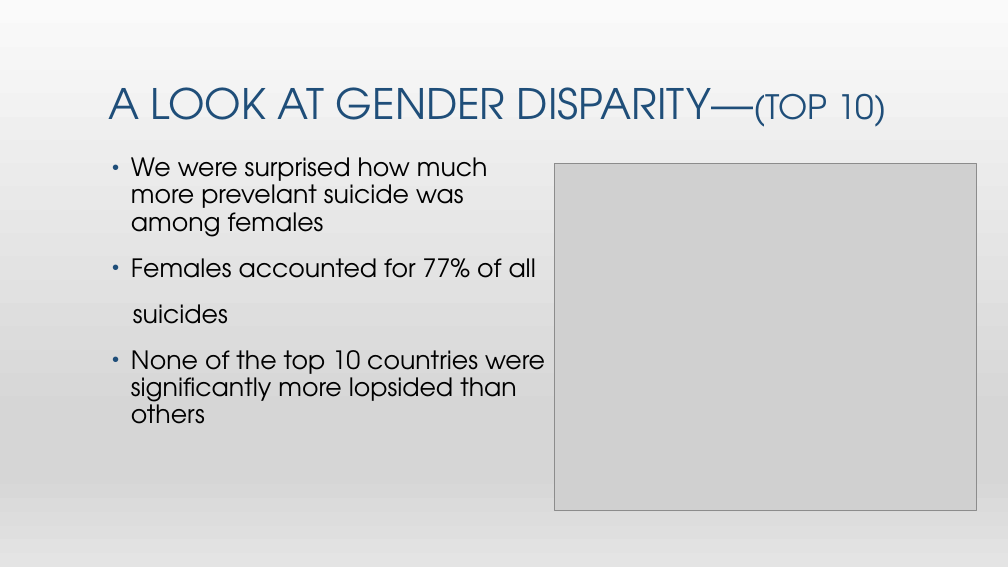
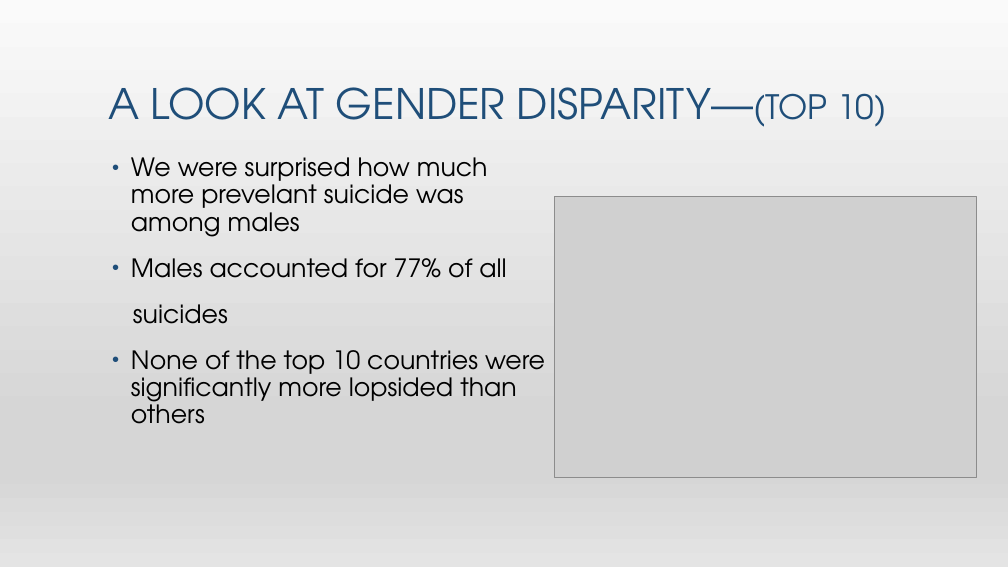
Before and after one commit to Nishadows/Project_A_Repo, a slide deck: slide 11 of Global Suicide Research Project.pptx (slide 9 before the commit). Drawn at 1008x567 pixels with LibreOffice and Linux fonts; fonts in the diff are those of the drawing; grey boxes stand for pictures. Boxes give left, top, right and bottom in pixels: in the first picture for what was removed or moved away, otherwise in the second. Text is boxed around its words. In the diff, an @@ line names an element or a change of style, - is before the commit and + after.

```diff
--- a/Global Suicide Research Project.pptx
+++ b/Global Suicide Research Project.pptx
@@ text at box(131, 157, 506, 278): text changed @@
-• We were surprised how much more prevelant suicide was among females
-• Females accounted for 77% of all
+• We were surprised how much more prevelant suicide was among males
+• Males accounted for 77% of all
@@ picture: place and size @@
-picture at box(554, 164, 976, 510)
+picture at box(554, 197, 976, 478)
```
Also in this commit, not shown: 4 other slides changed, 8 slides added, 4 slides removed.
